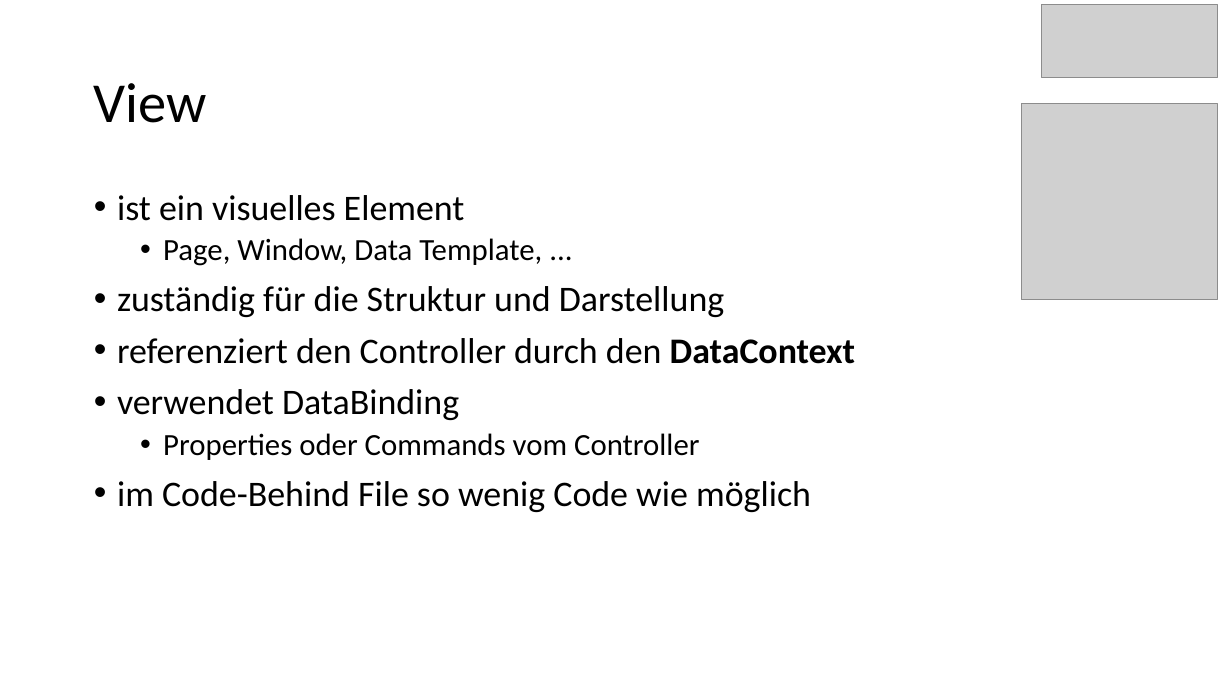
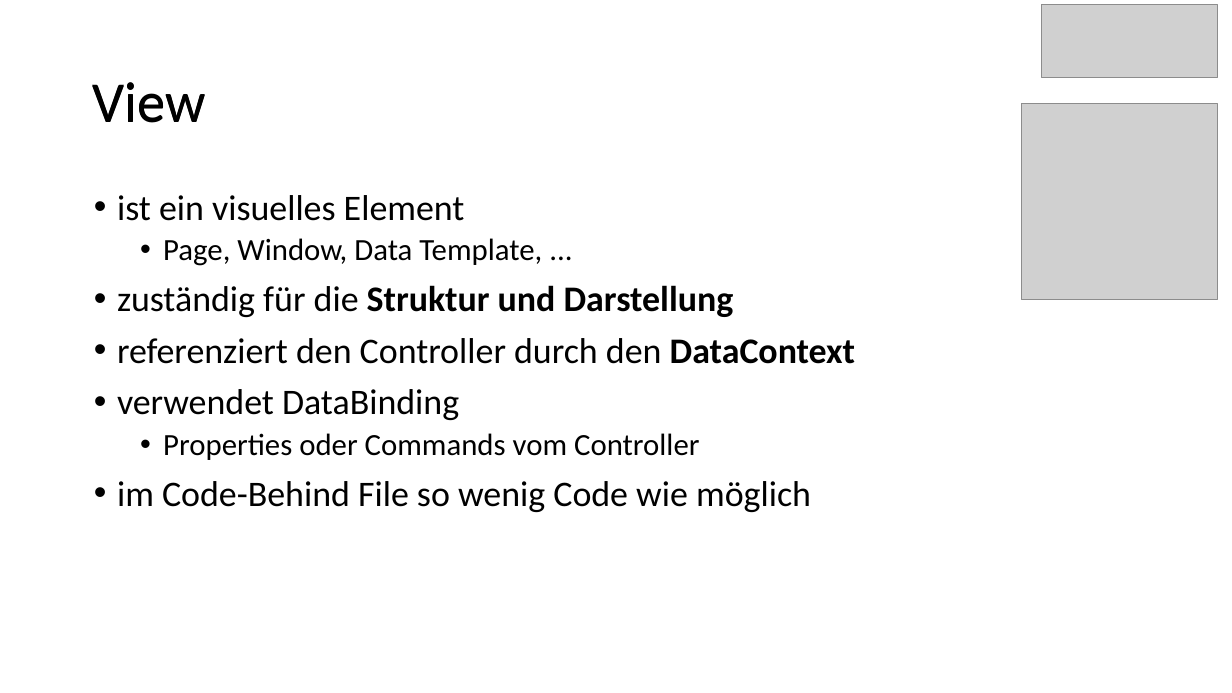
Before and after one commit to brandart/mvc_presentation, a slide deck: slide 5 of doc/Brandstetter_MVC_02.pptx. Drawn at 1232x693 pixels with LibreOffice and Linux fonts; fonts in the diff are those of the drawing; grey boxes stand for pictures. Boxes give left, top, right and bottom in pixels: in the first picture for what was removed or moved away, otherwise in the second. Text is boxed around its words. In the diff, an @@ line names an element or a change of style, - is before the commit and + after.

```diff
--- a/doc/Brandstetter_MVC_02.pptx
+++ b/doc/Brandstetter_MVC_02.pptx
@@ title "View" rewrapped from (x1=94, y1=83, x2=207, y2=123) to (x1=83, y1=37, x2=1146, y2=171) @@
@@ text added at (x1=93, y1=82, x2=206, y2=123), 44 pt, text #000000 @@
+View
@@ text at (x1=117, y1=285, x2=734, y2=317): bold on in "Struktur und Darstellung" @@
```
Also in this commit, not shown: 7 other slides changed, 1 slide added, 1 slide removed, 1 other file.
